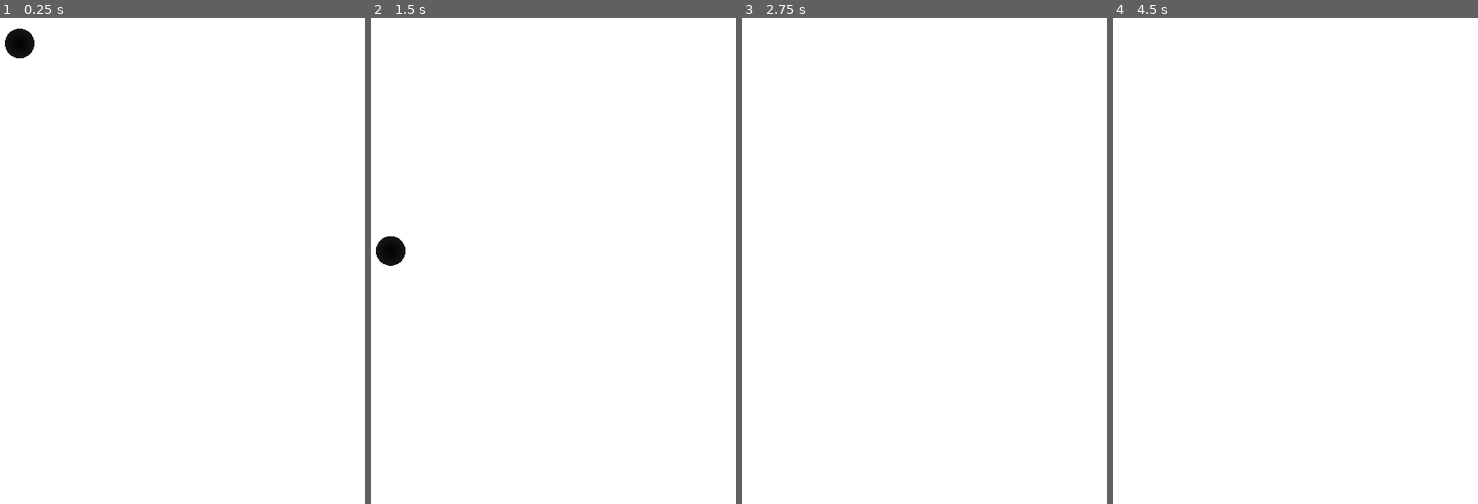
Above: before the commit, frames 1-4 (left to right).
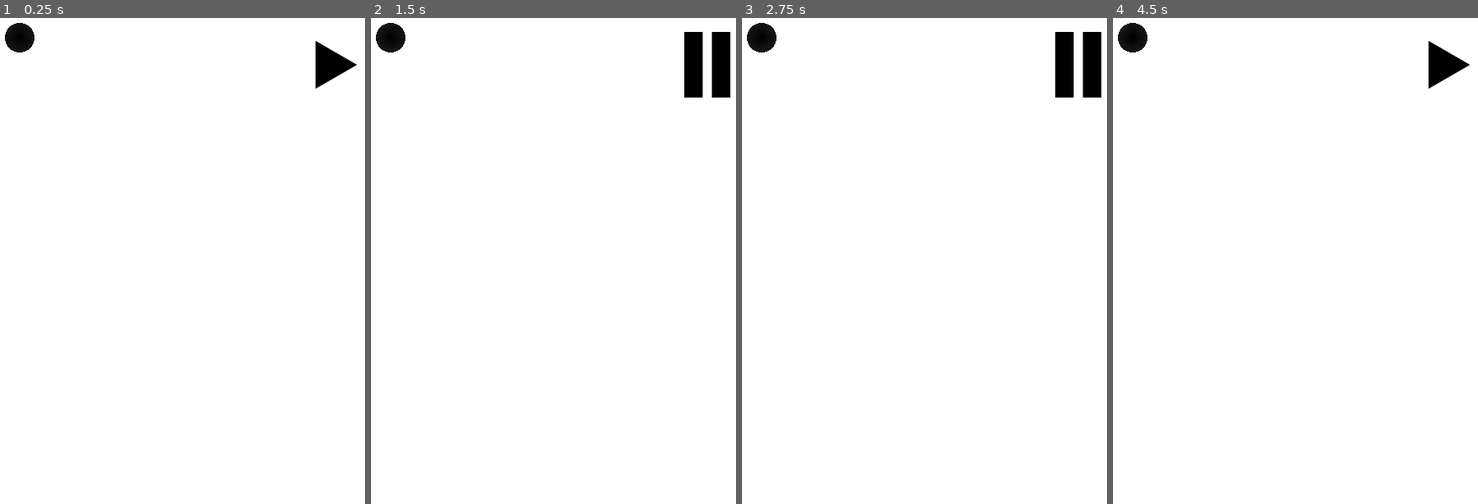
Above: after the commit, the same moments.

Repository: trizko/Papyrus
Game: Godot game, scene res://scenes/levels/level-01-01.tscn
Same seed, same stepped clock (60 frames per second), same inputs: the game is played once before the commit and once after it.
Inputs (mouse positions are in pixels of both pictures, inside the frame that each line leads up to):
- Up to frame 1 (0.25 s): no input
- Up to frame 2 (1.5 s): click (706, 66) at 0.52 s; move the mouse to (outside the picture) at 1.27 s; click (outside the picture) at 1.42 s
- Up to frame 3 (2.75 s): move the mouse to (920, 280) at 2.02 s; click (920, 280) at 2.17 s
- Up to frame 4 (4.5 s): tap Enter at 2.75, 4.25 s; move the mouse to (outside the picture) at 2.77 s; click (outside the picture) at 2.92 s; tap Space at 3.5 s; move the mouse to (1390, 358) at 3.52 s; click (1390, 358) at 3.67 s; move the mouse to (outside the picture) at 4.27 s; click (outside the picture) at 4.42 s

The runs differ from the first frame. In frame 1, 0.8% of the frame differs, in the area x 1-98%, y 1-15%; in frame 2, 2.2%, in the area x 1-99%, y 1-52%; in frame 3, 1.8%; in frame 4, 1.0%.

Commit message:
Add play/pause button to level 01-01 scene

Diff:
--- a/godot/Papyrus/scenes/levels/level-01-01.tscn
+++ b/godot/Papyrus/scenes/levels/level-01-01.tscn
@@ -1,10 +1,11 @@
-[gd_scene load_steps=3 format=3 uid="uid://b35ak1r6icmdw"]
+[gd_scene load_steps=4 format=3 uid="uid://b35ak1r6icmdw"]
 
-[ext_resource type="Script" path="res://scenes/levels/level-01-01.gd" id="1_8usbn"]
 [ext_resource type="PackedScene" uid="uid://ddwnk70ycewlm" path="res://scenes/object.tscn" id="1_bkojk"]
+[ext_resource type="Script" path="res://scripts/level-01-01.gd" id="1_j26vg"]
+[ext_resource type="PackedScene" uid="uid://dkpq67idphey1" path="res://scenes/play_pause_button.tscn" id="3_ax07w"]
 
 [node name="Level" type="Node2D"]
-script = ExtResource("1_8usbn")
+script = ExtResource("1_j26vg")
 
 [node name="Background" type="ColorRect" parent="."]
 offset_right = 800.0
@@ -13,3 +14,9 @@
 [node name="Object" parent="." instance=ExtResource("1_bkojk")]
 position = Vector2(26, 12)
 gravity_scale = 0.25
+
+[node name="PlayPauseButton" parent="." instance=ExtResource("3_ax07w")]
+offset_left = 382.0
+offset_top = 15.0
+offset_right = 438.0
+offset_bottom = 64.0
--- a/godot/Papyrus/scripts/level-01-01.gd
+++ b/godot/Papyrus/scripts/level-01-01.gd
@@ -6,7 +6,7 @@
 func _ready():
 	$Object.gravity_scale = 0.0
 
-func _input(event):
+func _unhandled_input(event):
 	if event is InputEventMouseButton:
 		if event.pressed:
 			is_drawing = true
